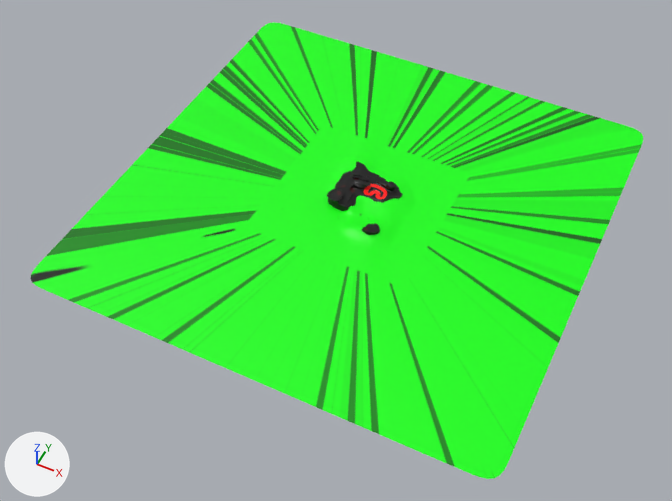
Renders of the Blender file environment/levels/island/island.blend from each side of a commit.
Rendered twice from a 50 mm lens placed at (1852.0, -4158.0, 4530.0), pointed at (-52.0, -351.0, -229.0). The lights are fixed; the arrows at lower left show +X, +Y and +Z. The first picture is the older version. The same objects are shown in both versions, whatever each file hides.

Script lines for the objects in view, before the commit:
```python
mat_material = principled_material('Material')
mat_material.texture = img_material_map
me_plane_002 = bpy.data.meshes.new('Plane.002')
me_plane_002.from_pydata(...)  # 671 vertices, 641 faces; spans x -4.02..3.98, y -4.05..3.95, z -0.07..0.19
me_plane_002.polygons.foreach_set('use_smooth', [True] * 641)
me_plane_002.materials.append(mat_material)  # picture img_material_map
ob_plane_002 = bpy.data.objects.new('Plane.002', me_plane_002)
ob_plane_002.location = (-31.0, -16.0, -5.0)
ob_plane_002.scale = (400.0, 400.0, 400.0)
_m = ob_plane_002.modifiers.new('Subdivision', 'SUBSURF')
_m.levels = 2
```
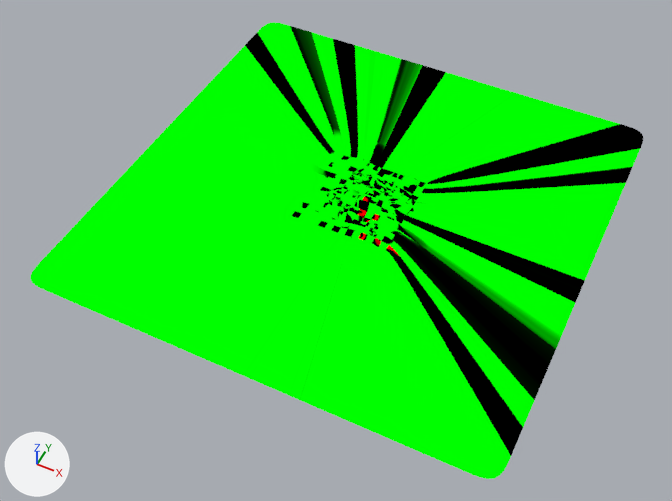
Pixel boxes [x1, y1, x2, y2] of what changed, in the pictures (672 x 501 px):
```json
{"object": "Plane.002", "change": "surface changed", "before": [30, 23, 643, 479], "after": [30, 23, 643, 479], "on screen": "darker"}
```

Edits to the scene script, one JSON object a line:
```json
{"op": "add", "block": "img_island_material_map", "code": ["img_island_material_map = load_image('island_material_map', 'island_material_map.png', 2048, 2048, 'sRGB')"]}
{"op": "set", "path": "mat_material", "old": "principled_material('Material')", "new": "emission_material('Material')"}
{"op": "set", "path": "mat_material.texture", "old": "img_material_map", "new": "img_island_material_map"}
```
